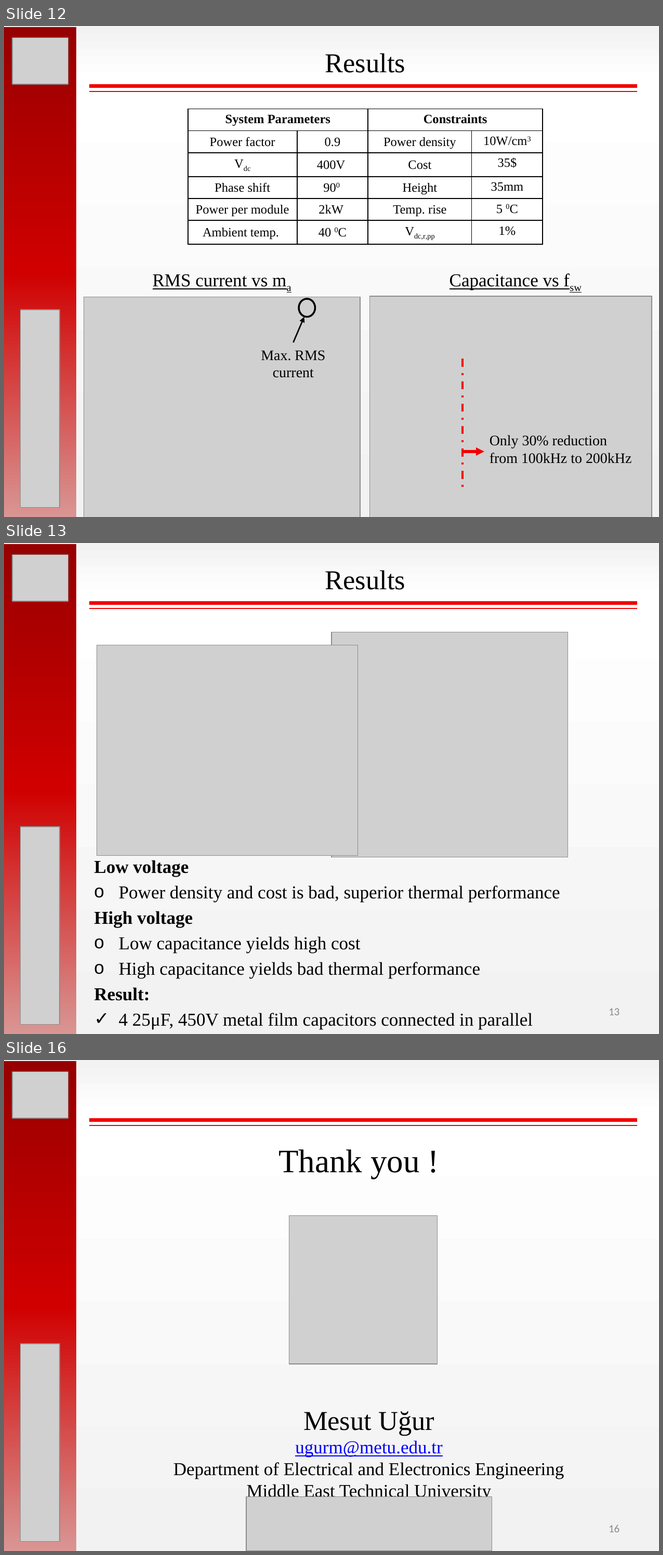
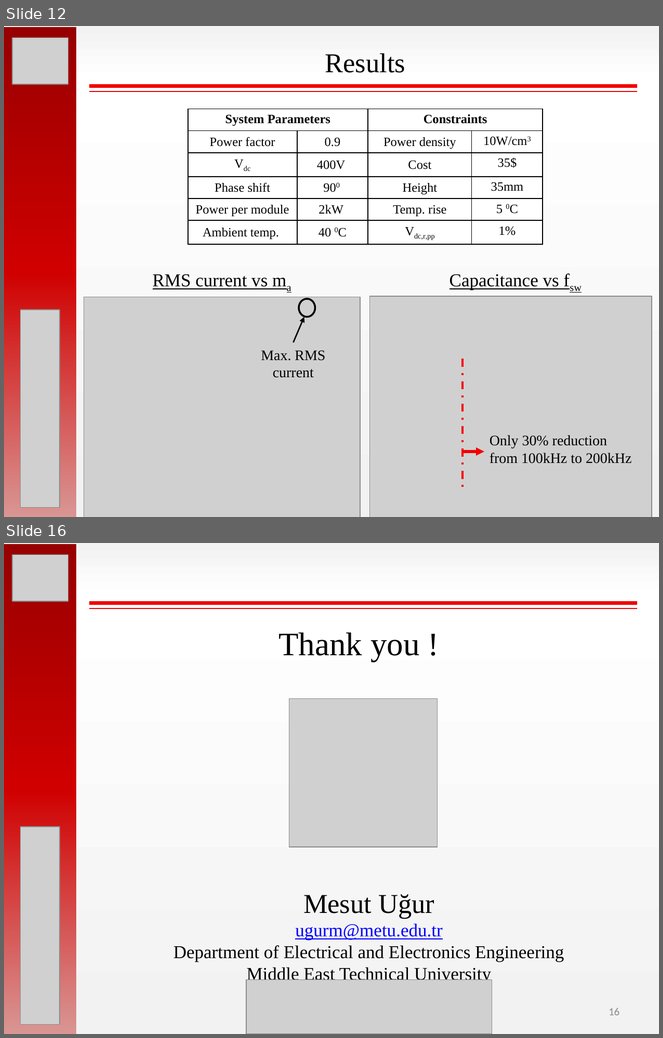
Before and after one commit to hakanpolat/IMMD, a slide deck: ISIE 2017/sunum/ISIE2017_OralPres_Mesut_Uğur.pptx. Shown one above the other, each under a label of ours: slides 12, 13 and 16 before the commit, slides 12 and 16 after it; the slides between them are not shown. The pictures are 663x1555 and 663x1038 pixels, drawn with LibreOffice and Linux fonts; fonts in the diff are those of the drawing; grey boxes stand for pictures. Boxes give left, top, right and bottom in pixels: in the first picture for what was removed or moved away, otherwise in the second. Text is boxed around its words. In the diff, an @@ line names an element or a change of style, - is before the commit and + after.

Commit message:
isie sunum. results and conclusions.

```diff
--- a/ISIE 2017/sunum/ISIE2017_OralPres_Mesut_Uğur.pptx
+++ b/ISIE 2017/sunum/ISIE2017_OralPres_Mesut_Uğur.pptx
@@ slide 13 removed at bbox=[4, 543, 659, 1034], background gradient #F2F2F2 to #FFFFFF @@
@@ rectangle removed at bbox=[4, 544, 77, 1034] @@
@@ picture removed at bbox=[12, 555, 68, 601] @@
@@ text removed at bbox=[325, 570, 405, 590] @@
-Results
@@ line removed from (89, 603) to (637, 603) @@
@@ line removed from (89, 609) to (637, 609) @@
@@ picture removed at bbox=[332, 632, 568, 858] @@
@@ picture removed at bbox=[97, 645, 358, 856] @@
@@ picture removed at bbox=[20, 827, 60, 1025] @@
@@ text removed at bbox=[94, 860, 560, 1030] @@
-Low voltage
-o Power density and cost is bad, superior thermal performance
-High voltage
-o Low capacitance yields high cost
-o High capacitance yields bad thermal performance
-Result:
-✓ 4 25μF, 450V metal film capacitors connected in parallel
@@ page number removed at bbox=[609, 1008, 620, 1016] @@
-13
```
Also in this commit, not shown: 2 slides changed, 1 slide added, 2 other files.
